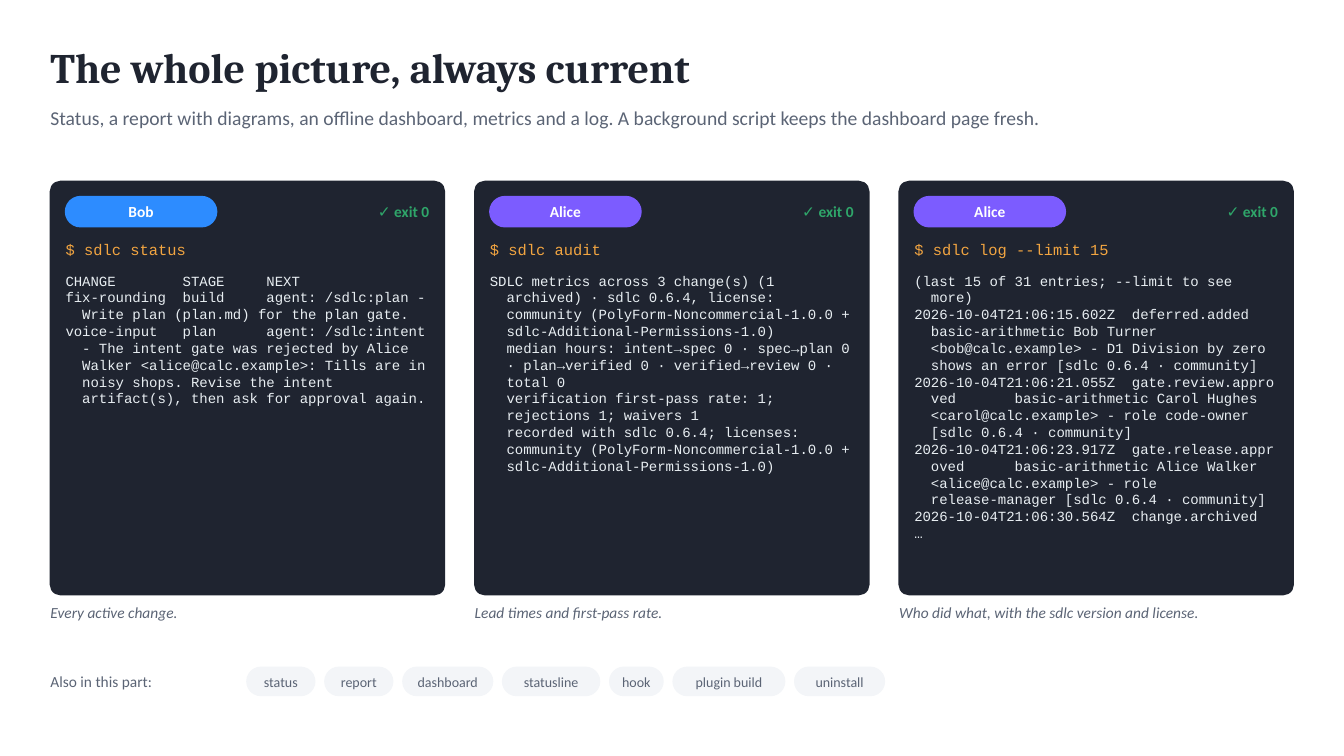
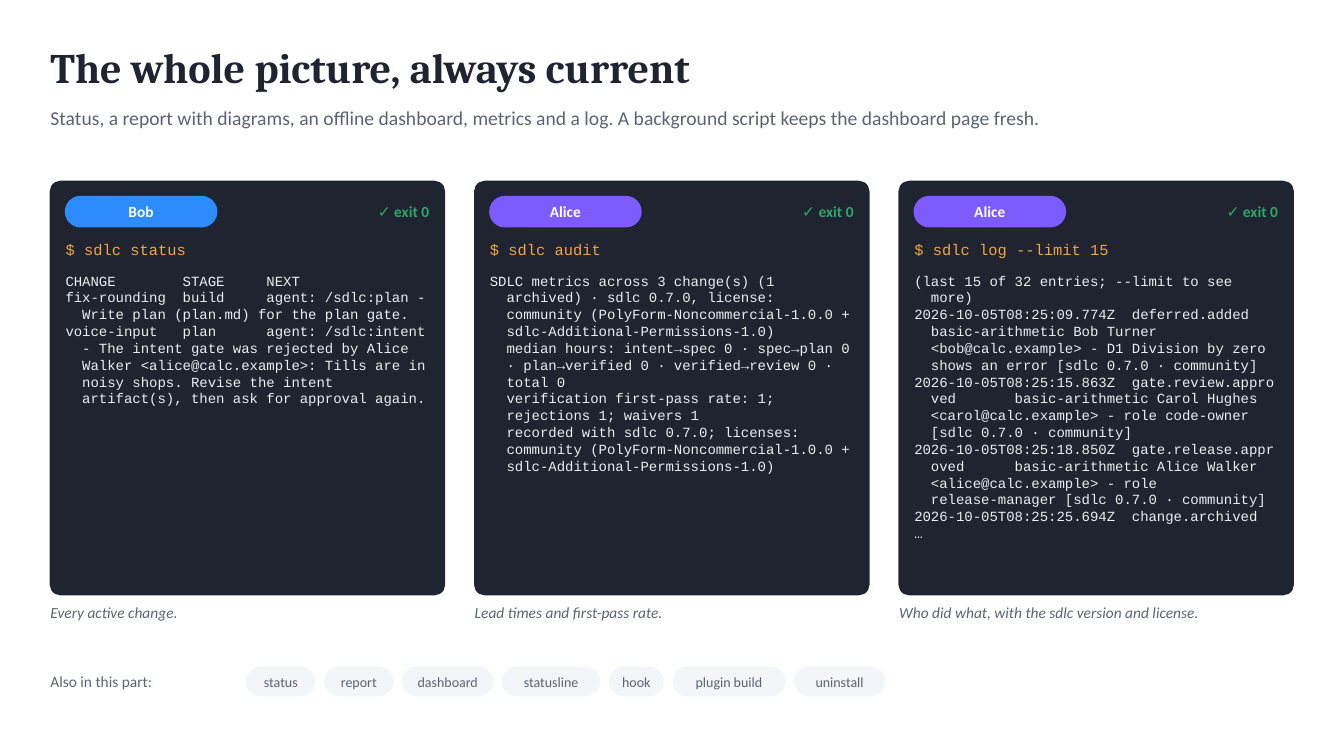
Before and after one commit to marin-ai-tech/sdlc, a slide deck: slide 18 of docs/demo/sdlc-calculator-demo.en.pptx. Drawn at 1344x756 pixels with LibreOffice and Linux fonts; fonts in the diff are those of the drawing. Boxes give left, top, right and bottom in pixels: in the first picture for what was removed or moved away, otherwise in the second. Text is boxed around its words. In the diff, an @@ line names an element or a change of style, - is before the commit and + after.

Commit message:
feat: backlog and adopt workflows, sdlc adopt, backlog edit, a stricter hook (0.7.0)
- /sdlc:backlog (/sdlc-backlog) works with the backlog from the agent: lists
  it, decomposes an epic or idea into items the person confirms, brings an
  item to ready and starts it; reordering and dropping stay the person's.
- sdlc backlog edit changes an item's title, outcome, criteria,
  dependencies, kind or risk, never its place or status.
- sdlc adopt analyses an existing project (stack, CI, CODEOWNERS, git
  authors) and drafts verify commands, protected paths and roles.yaml with a
  holder for every role a gate needs; sdlc adopt --apply writes them and only
  a person may run it.
- /sdlc:adopt (/sdlc-adopt) prepares an existing project for agents: layout,
  documents filled from the code with file references, the settings draft.
  sdlc init suggests it.
- Agents change openspec/backlog.md only through the CLI.
- The hook catches state-file writes through git checkout/restore,
  PowerShell cmdlets, backslash and ./ spellings, ln, patch renames and
  another letter case; human-only commands are recognized after global
  options, through sdlc.cmd and across line continuations; protected and test
  paths match regardless of case.

```diff
--- a/docs/demo/sdlc-calculator-demo.en.pptx
+++ b/docs/demo/sdlc-calculator-demo.en.pptx
@@ text at [507,292,775,305]: text changed @@
-archived) · sdlc 0.6.4, license:
+archived) · sdlc 0.7.0, license:
@@ text at [914,276,1232,289]: text changed @@
-(last 15 of 31 entries; --limit to see
+(last 15 of 32 entries; --limit to see
@@ text at [914,309,1249,319]: text changed @@
-2026-10-04T21:06:15.602Z deferred.added
+2026-10-05T08:25:09.774Z deferred.added
@@ text at [914,360,1274,390]: text changed @@
-shows an error [sdlc 0.6.4 · community]
-2026-10-04T21:06:21.055Z gate.review.appro
+shows an error [sdlc 0.7.0 · community]
+2026-10-05T08:25:15.863Z gate.review.appro
@@ text at [507,427,799,440]: text changed @@
-recorded with sdlc 0.6.4; licenses:
+recorded with sdlc 0.7.0; licenses:
@@ text at [914,427,1274,457]: text changed @@
-[sdlc 0.6.4 · community]
-2026-10-04T21:06:23.917Z gate.release.appr
+[sdlc 0.7.0 · community]
+2026-10-05T08:25:18.850Z gate.release.appr
@@ text at [914,494,1266,524]: text changed @@
-release-manager [sdlc 0.6.4 · community]
-2026-10-04T21:06:30.564Z change.archived
+release-manager [sdlc 0.7.0 · community]
+2026-10-05T08:25:25.694Z change.archived
```
Also in this commit, not shown: 7 other slides changed, 53 other files.
